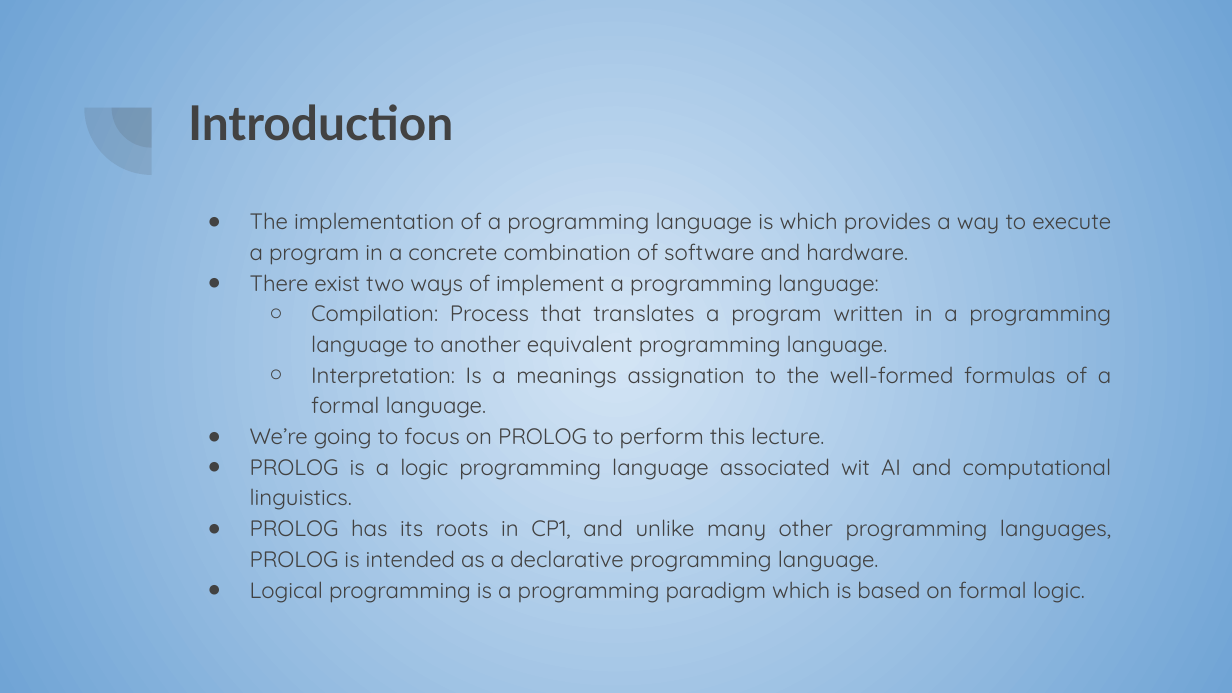
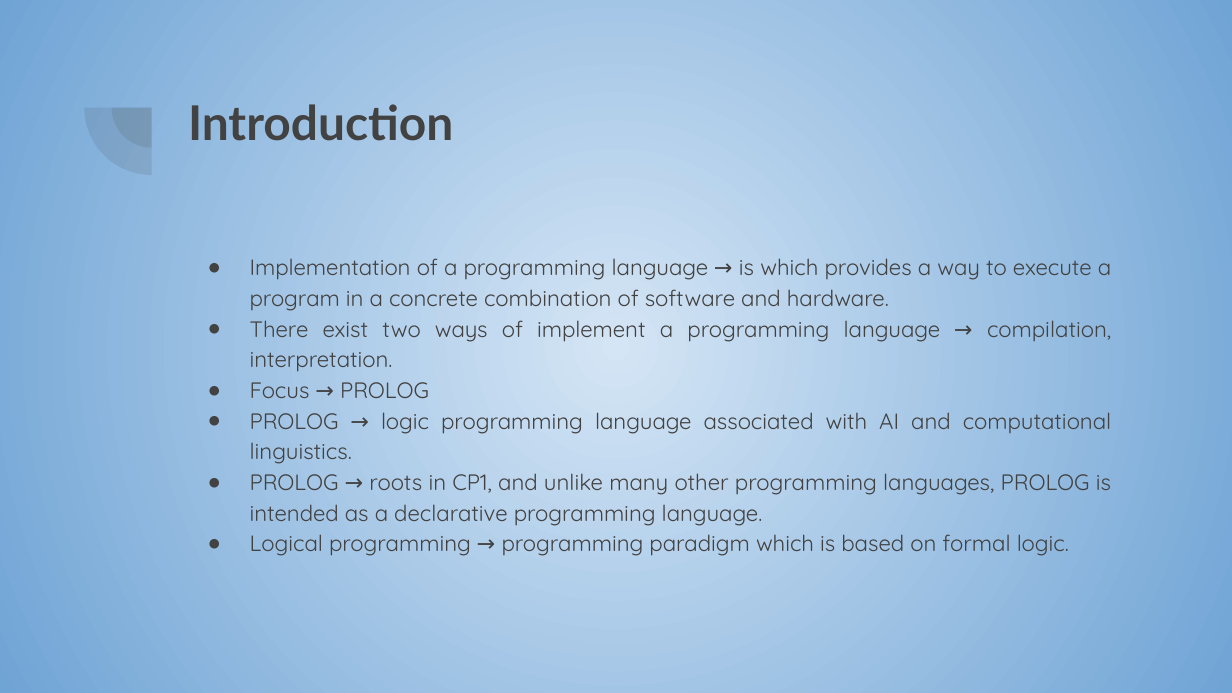
Before and after one commit to marc7666/Language-processors, a slide deck: slide 3 of Activities/Symbol table, intemediate code generation and synthesis phase/PROLOG presentation.pptx. Drawn at 1232x693 pixels with LibreOffice and Linux fonts; fonts in the diff are those of the drawing. Boxes give left, top, right and bottom in pixels: in the first picture for what was removed or moved away, otherwise in the second. Text is boxed around its words. In the diff, an @@ line names an element or a change of style, - is before the commit and + after.

Commit message:
.pptx and .pdf v2.0

```diff
--- a/Activities/Symbol table, intemediate code generation and synthesis phase/PROLOG presentation.pptx
+++ b/Activities/Symbol table, intemediate code generation and synthesis phase/PROLOG presentation.pptx
@@ text at (x1=250, y1=258, x2=1112, y2=556): text changed @@
-● The implementation of a programming language is which provides a way to execute a program in a concrete combination of software and hardware.
-● There exist two ways of implement a programming language:
-  ○ Compilation: Process that translates a program written in a programming language to another equivalent programming language.
-  ○ Interpretation: Is a meanings assignation to the well-formed formulas of a formal language.
-● We’re going to focus on PROLOG to perform this lecture.
-● PROLOG is a logic programming language associated wit AI and computational linguistics.
-● PROLOG has its roots in CP1, and unlike many other programming languages, PROLOG is intended as a declarative programming language.
-● Logical programming is a programming paradigm which is based on formal logic.
+● Implementation of a programming language → is which provides a way to execute a program in a concrete combination of software and hardware.
+● There exist two ways of implement a programming language → compilation, interpretation.
+● Focus → PROLOG
+● PROLOG → logic programming language associated with AI and computational linguistics.
+● PROLOG → roots in CP1, and unlike many other programming languages, PROLOG is intended as a declarative programming language.
+● Logical programming → programming paradigm which is based on formal logic.
```
Also in this commit, not shown: 3 other slides changed, 5 slides added, 4 slides removed, 1 other file.
